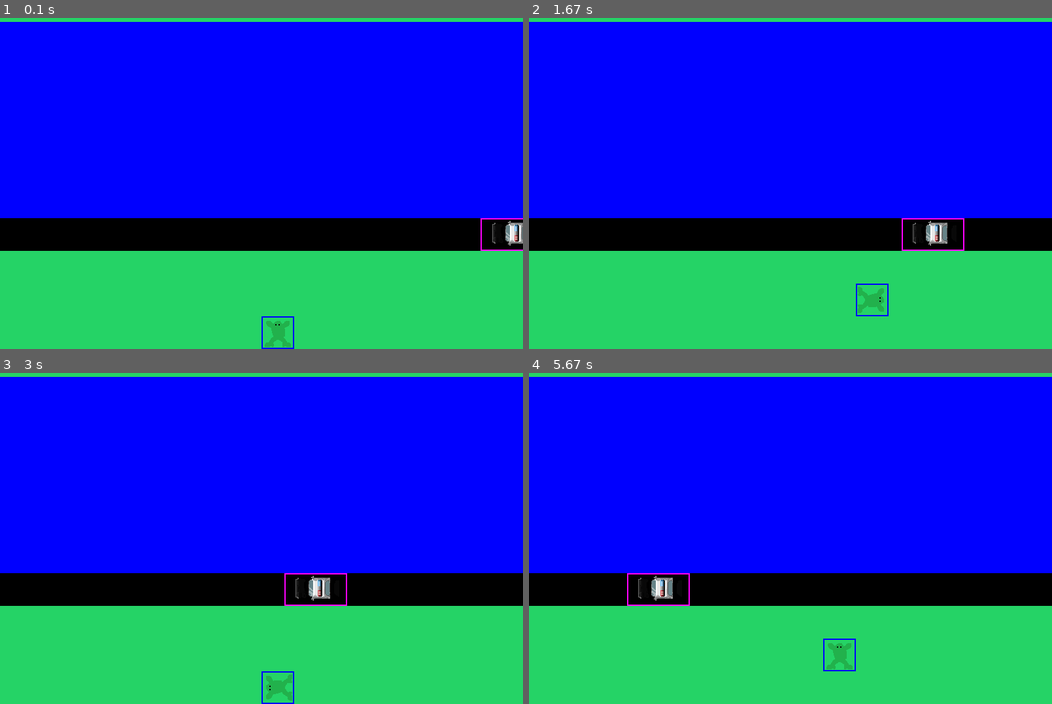
Above: before the commit, frames 1-4 (two rows, left to right).
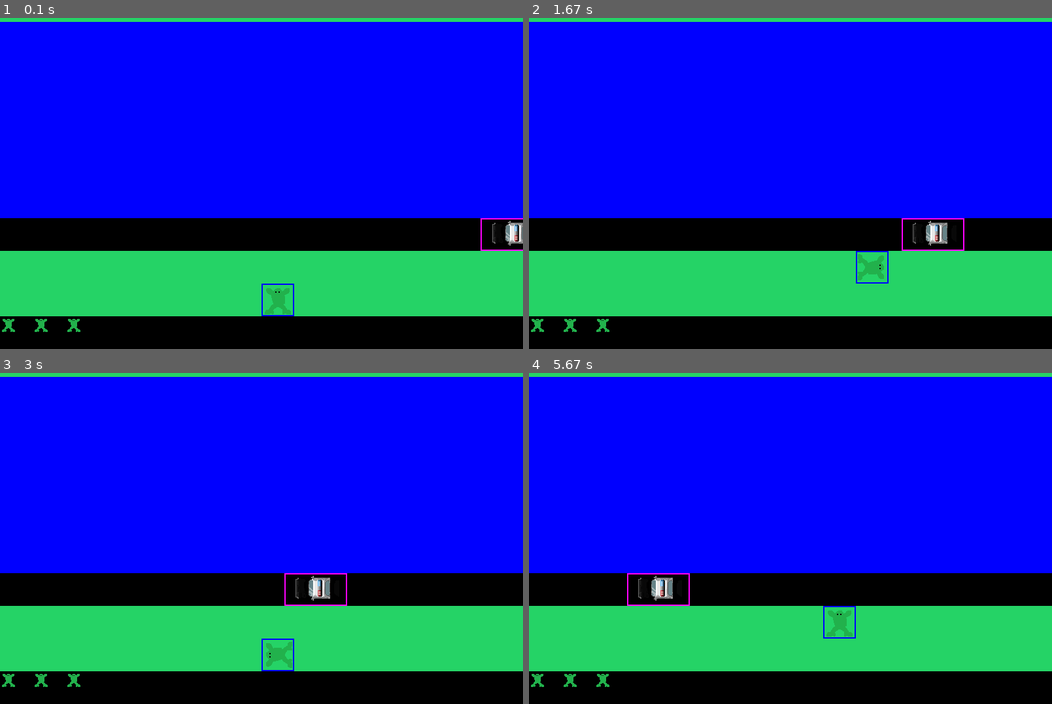
Above: after the commit, the same moments.

Repository: Love-Fromage/frogger_pygame
Game: pygame game, started from frogger.py
Same seed, same stepped clock (60 frames per second), same inputs: the game is played once before the commit and once after it.
Inputs:
- Up to frame 1 (0.1 s): no input
- Up to frame 2 (1.67 s): hold Right 0.33-0.8 s; hold Up 0.83-1.13 s; hold Right 1.17-1.63 s
- Up to frame 3 (3 s): hold Left 1.67-2.2 s; hold Down 2.23-2.53 s; hold Left 2.57-2.97 s
- Up to frame 4 (5.67 s): hold Up 3-3.37 s; hold Right 3.4-4.03 s; hold Down 4.07-4.43 s; hold Left 4.47-4.93 s; hold Right 4.97-5.43 s; hold Up from 5.47 s (still down)

The runs differ from the first frame. In frame 1, 10% of the frame differs, in the area x 0-100%, y 80-100%; in frame 2, 11%, in the area x 0-100%, y 70-100%; in frame 3, 10%; in frame 4, 11%.

Commit message:
we can get hit and have the invulnerable effect

Diff:
--- a/Frog.py
+++ b/Frog.py
@@ -9,10 +9,23 @@
         self.rect = self.image.get_rect();
         self.pixel_x, self.pixel_y = self.get_pixel_position();
         self.rect.topleft = (self.pixel_x, self.pixel_y);
+        self.life = 3;
+        self.invulnerable_timer = 0;
+        self.invulnerable = False;
+        self.alpha = 255;
+        self.alpha_change_direction = -5;
 
     def get_pixel_position(self):
         return self.grid_x * 50, self.grid_y *50 # ASSUME GRID_SIZE is 50 pixels
 
+    def lose_hp(self):
+        self.start_invulnerability(40);
+        if self.life >= 0:
+            self.life -= 1;
+
+    def start_invulnerability(self, duration):
+        self.invulnerable = True;
+        self.invulnerable_timer = duration;
     def move(self, direction):
         if direction == "up" and self.grid_y > 0:
             self.grid_y -= 1;
@@ -47,10 +60,13 @@
 
 
     def draw(self, screen):
-        screen.blit(self.image, (self.pixel_x, self.pixel_y));
+        temp_image = self.image.copy();
+        temp_image.set_alpha(self.alpha);
+        screen.blit(temp_image, (self.pixel_x, self.pixel_y));
     def check_collision(self, other_rect):
         # current_tile = game_grid[self.grid_y][self.grid_x];
-        if self.rect.colliderect(other_rect):
+        if self.rect.colliderect(other_rect) and not self.invulnerable:
             print("ouch!");
+            self.lose_hp();
             return True;
         return False;
--- a/frogger.py
+++ b/frogger.py
@@ -39,17 +39,22 @@
     [2,2,2,2,2,2,2,2,2,2,2,2,2,2,2,2],
     [0,0,0,0,0,0,0,0,0,0,0,0,0,0,0,0],
     [0,0,0,0,0,0,0,0,0,0,0,0,0,0,0,0],
-    [0,0,0,0,0,0,0,0,0,0,0,0,0,0,0,0],
+    [-1,-1,-1,-1,-1,-1,-1,-1,-1,-1,-1,-1,-1,-1,-1,-1],
 ];
 
 
-frogger_image = pygame.image.load("./assets/frogger.png");
+frogger_image = pygame.image.load("./assets/frogger.png").convert_alpha();
 frogger_image = pygame.transform.scale(frogger_image, (GRID_SIZE, GRID_SIZE));
+frog_life_image = frogger_image;
+frog_life_image = pygame.transform.scale(frog_life_image, (GRID_SIZE/2, GRID_SIZE/2));
 car_image = pygame.image.load("./assets/police_car.png");
 
 car = Car(car_image, 15, 8, "left");
 
-frogger = Frog(frogger_image, x=8, y=11);
+frogger = Frog(frogger_image, x=8, y=10);
+life1 = Frog(frog_life_image, x=0, y=11);
+life2 = Frog(frog_life_image, x=1, y=11);
+life3 = Frog(frog_life_image, x=2, y=11);
 
 
 
@@ -85,7 +90,8 @@
             elif cell_value == 2:
                 # draw an road
                 pygame.draw.rect(screen, (0,0,0), (col*GRID_SIZE, row*GRID_SIZE, GRID_SIZE, GRID_SIZE));
-
+            elif cell_value == -1:
+                pygame.draw.rect(screen, (0,0,0), (col*GRID_SIZE, row*GRID_SIZE, GRID_SIZE, GRID_SIZE));
 
             # pygame.draw.rect(screen, (230, 0,0), (15*GRID_SIZE, 8*GRID_SIZE+ GRID_SIZE/4, GRID_SIZE/2, GRID_SIZE/2))
 
@@ -94,6 +100,17 @@
     # Draw frogger
     frogger.draw(screen);
     car.draw(screen);
+
+    if frogger.life == 3:
+        life1.draw(screen)
+        life2.draw(screen)
+        life3.draw(screen)
+    elif frogger.life == 2:
+        life1.draw(screen)
+        life2.draw(screen)
+    elif frogger.life == 1:
+        life1.draw(screen);
+
 
     #Draw other game elements here
     # Draw hitboxes for debugging
@@ -109,6 +126,15 @@
 while game_is_running:
     handle_key_events(frogger);
     frogger.check_collision(car.rect);
+    if frogger.invulnerable:
+        frogger.invulnerable_timer -=1;
+        if frogger.invulnerable_timer <=0:
+            frogger.invulnerable = False;
+            frogger.alpha = 255;
+        else:
+            frogger.alpha += frogger.alpha_change_direction;
+            if frogger.alpha <= 50 or frogger.alpha >=255:
+                    frogger.alpha_change_direction *= -1;
     car.move();
     draw_game(frogger, car);
     # Cap the frame rate
